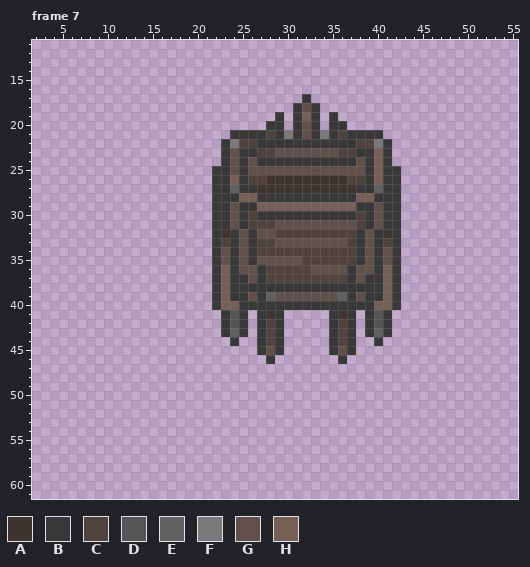
A pixel-art file gets an edit: Assets/Graphics/WorldObjects/WheelBarrow.aseprite. The picture above is the old version.
64x64 pixels, 7 frames. Shown: frame 7: x 2..55, y 11..61. The commit also changed other frames, which this record leaves out.
Palette (. is transparent): A #3f352e  B #383838  C #50433d  D #555555  E #616161  F #797979  G #62514a  H #755f57
Pixels before, frame 7 (only the part around the change), first column x 13:
11 .....................................
12 .....................................
13 .....................................
14 .....................................
15 .....................................
16 .....................................
17 ...................B.................
18 ..................BGB................
19 ................B.BHB.B..............
20 ...............BB.BGB.BB.............
21 ...........BBBBCBFBGBFBCBBBB.........
22 ..........BFCCBBBBBBBBBBBCCFB........
23 ..........BGBBCCGGGGGGGCCBBHB........
24 ..........BGBGBBBBBBBBBBBGBHB........
25 .........BBGBGGGGGGGGGGGGGBHBB.......
26 .........BBHBCCAAAAAAAAACCBHBB.......
27 .........BBEBBAAAAAAAAAAABBEBB.......
28 .........BBBHHBBBBBBBBBBBHHBBB.......
29 .........BBGBBHHHHHHHHHHHBBGBB.......
30 .........BBGBCBBBBBBBBBBBCBGBB.......
31 .........BBGBCCCGGGGGGGGGCBGBB.......
32 .........BABGBGGCCCCCCCCCBGBAB.......
33 .........BCBGBCCGGGGGGGGCBGBCB.......
34 .........BGBGBCCCCCCCCCCCBGBGB.......
35 .........BGBGBGGGGGCCCCCCBGBGB.......
36 .........BHBGGBCCCCCGGGGBGGBHB.......
37 .........BHBBGBCCCCCCCCCBGBBHB.......
38 .........BHBBBBBBBBBBBBBBBBBHB.......
39 .........BHBBGBEGGGGGGGEBGBBHB.......
40 .........BHHBBBBBBBBBBBBBBBHHB.......
41 ..........BDB.BAB.....BAB.BDB........
42 ..........BDB.BCB.....BCB.BDB........
43 ..........BEB.BCB.....BCB.BEB........
44 ...........B..BCB.....BCB..B.........
45 ..............BGB.....BGB............
46 ...............B.......B.............
47 .....................................
48 .....................................
49 .....................................
50 .....................................
51 .....................................
52 .....................................
53 .....................................
54 .....................................
55 .....................................
56 .....................................
57 .....................................
58 .....................................
59 .....................................
60 .....................................
61 .....................................
After the commit:
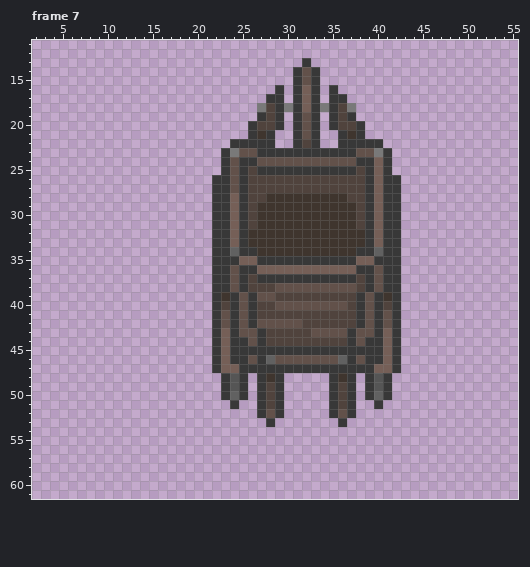
Edits made:
Changed rows in their new state; - is an unchanged pixel.
Frame 7, layer "Layer 1":
first column x 22:
13 ----------B----------
14 ---------BGB---------
15 ---------BGB---------
16 -------B-BHB-B-------
17 ------BB-BHB-BB------
18 -----FCBF-H-FBCF-----
19 -----BC---G---CB-----
20 ----BCC-------CCB----
21 --..-AB..---..BA-..--
22 -.BBB--..-C-..--BBB.-
23 --FGGBBBBBBBBBBBGGF--
24 ----BGGGGGGGGGGGB----
25 .---CBBBBBBBBBBBC---.
26 --G---CCCCCCCCC------
27 --G-CCCCCCCCCCCCC-H--
28 --HBCCAAAAAAAAACCBH--
29 --H-CAAAAAAAAAAAC-H--
30 --H--AAAAAAAAAAA--H--
31 --H--AAAAAAAAAAA--H--
32 -BHBAAAAAAAAAAAAABHB-
33 -BHBAAAAAAAAAAAAABHB-
34 -BEB-AAAAAAAAAAA-BEB-
35 -B-HHBBBBBBBBBBBHH-B-
36 -BGBBHHHHHHHHHHHBBGB-
37 -BG-C-BBBBBBBBB-C-GB-
38 -BG-CCCGGGGGGGGGC-GB-
39 -A-GBGGCCCCCCCCCBG-A-
40 -CBG-CCGGGGGGGGC-GBC-
41 BGBGBCCCCCCCCCCCBGBGB
42 BGBGBGGGGGCCCC-CBGBGB
43 BHBGG--CCCCGGGG-GGBHB
44 BH-BG--CCCCCCC--GB-HB
45 BHBBB-B-BBBBB-B-BBBHB
46 BHBBGBEGGGGGGGEBGBBHB
47 BHHBBBBBBBBBBBBBBBHHB
48 -BDB-BAB-----BAB-BDB-
49 -BDB-BCB-----BCB-BDB-
50 -BEB-BCB-----BCB-BEB-
51 --B--BCB-----BCB--B--
52 -----BGB-----BGB-----
53 ------B-------B------
Where, in picture pixels (left, top, right, bottom), the same in both pictures:
changed: (212, 58, 401, 427)
